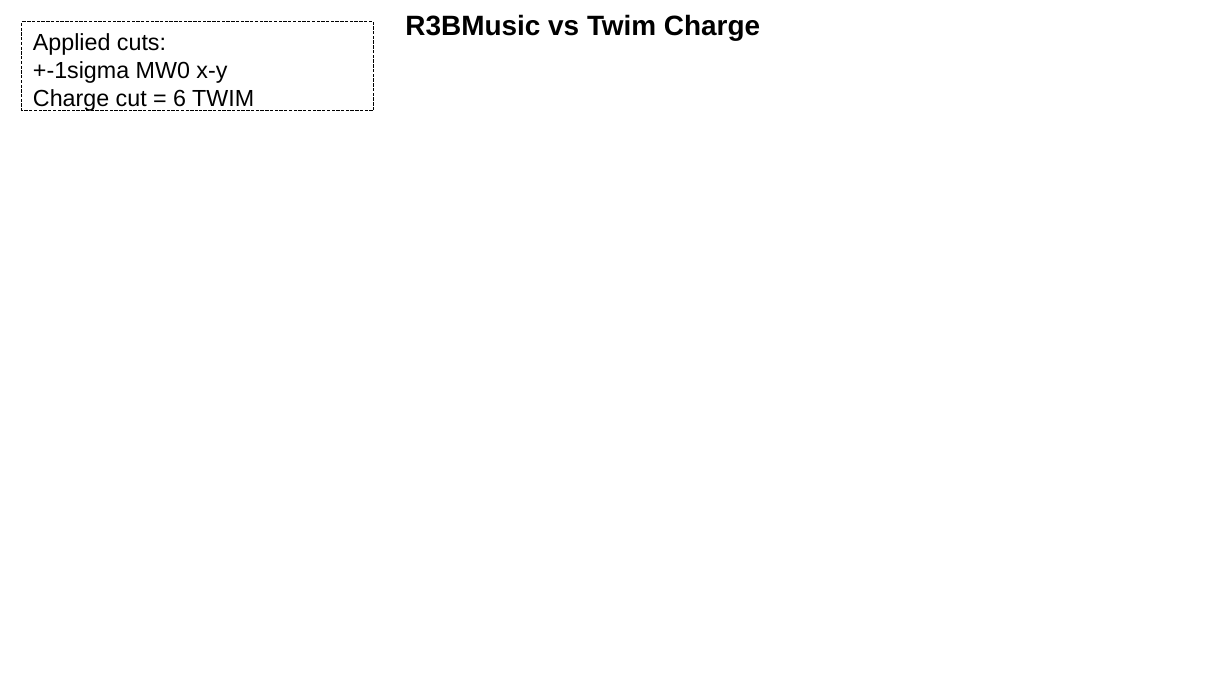
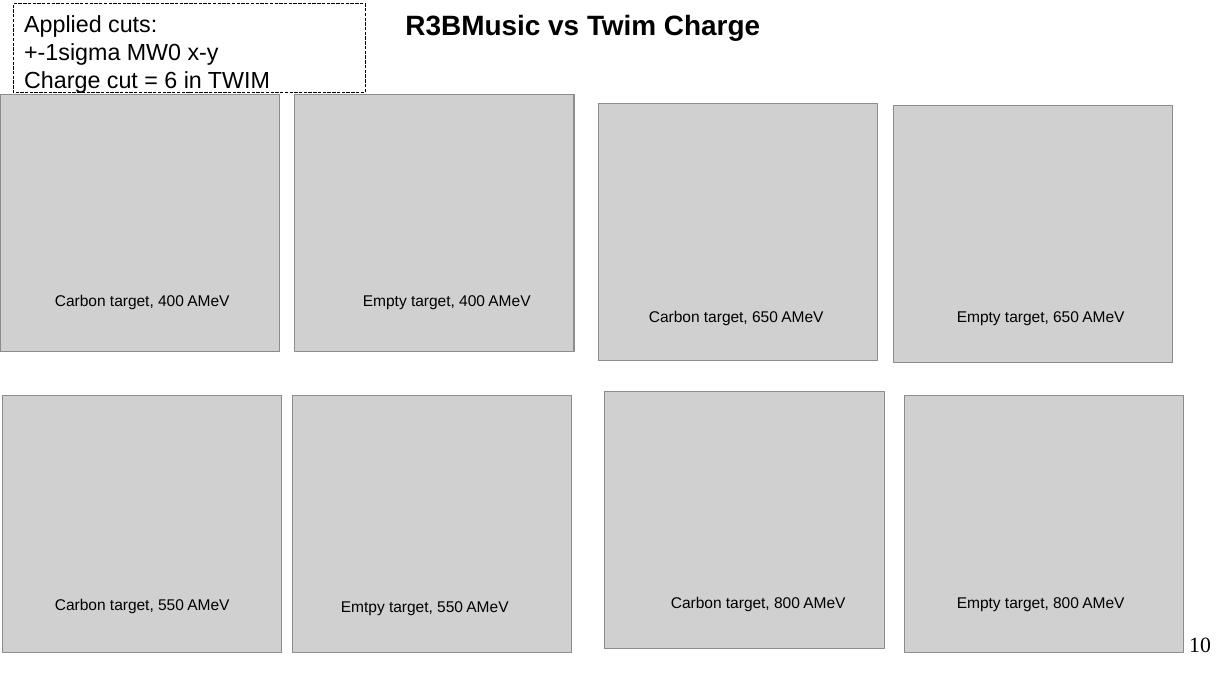
Before and after one commit to jenegger/r3bweek24_gsi, a slide deck: slide 10 of cross_sec_numbers_update2.odp (slide 7 before the commit). Drawn at 1232x693 pixels with LibreOffice and Linux fonts; fonts in the diff are those of the drawing; grey boxes stand for pictures. Boxes give left, top, right and bottom in pixels: in the first picture for what was removed or moved away, otherwise in the second. Text is boxed around its words. In the diff, an @@ line names an element or a change of style, - is before the commit and + after.

```diff
--- a/cross_sec_numbers_update2.odp
+++ b/cross_sec_numbers_update2.odp
@@ rectangle "Applied cuts:": place and size @@
-rectangle "Applied cuts:" at bbox=[22, 22, 375, 111]
+rectangle "Applied cuts:" at bbox=[13, 3, 366, 92]
@@ text in rectangle at bbox=[24, 71, 270, 93]: text changed @@
-Charge cut = 6 TWIM
+Charge cut = 6 in TWIM
@@ picture added at bbox=[0, 95, 279, 352] @@
@@ picture added at bbox=[295, 95, 575, 352] @@
@@ picture added at bbox=[598, 104, 878, 361] @@
@@ picture added at bbox=[893, 105, 1173, 362] @@
@@ text added at bbox=[55, 294, 229, 309], 10 pt, text #000000 @@
+Carbon target, 400 AMeV
@@ text added at bbox=[363, 295, 530, 310], 10 pt, text #000000 @@
+Empty target, 400 AMeV
@@ text added at bbox=[649, 310, 823, 325], 10 pt, text #000000 @@
+Carbon target, 650 AMeV
@@ text added at bbox=[957, 311, 1124, 326], 10 pt, text #000000 @@
+Empty target, 650 AMeV
@@ picture added at bbox=[2, 396, 282, 653] @@
@@ picture added at bbox=[293, 396, 572, 653] @@
@@ picture added at bbox=[605, 391, 884, 648] @@
@@ picture added at bbox=[904, 396, 1184, 653] @@
@@ text added at bbox=[55, 598, 229, 613], 10 pt, text #000000 @@
+Carbon target, 550 AMeV
@@ text added at bbox=[671, 596, 845, 611], 10 pt, text #000000 @@
+Carbon target, 800 AMeV
@@ text added at bbox=[957, 597, 1124, 612], 10 pt, text #000000 @@
+Empty target, 800 AMeV
@@ text added at bbox=[341, 601, 508, 616], 10 pt, text #000000 @@
+Emtpy target, 550 AMeV
@@ page number added at bbox=[1189, 637, 1211, 653], 14 pt, text #000000 @@
+10
```
Also in this commit, not shown: 6 other slides changed, 5 slides added, 42 other files.
